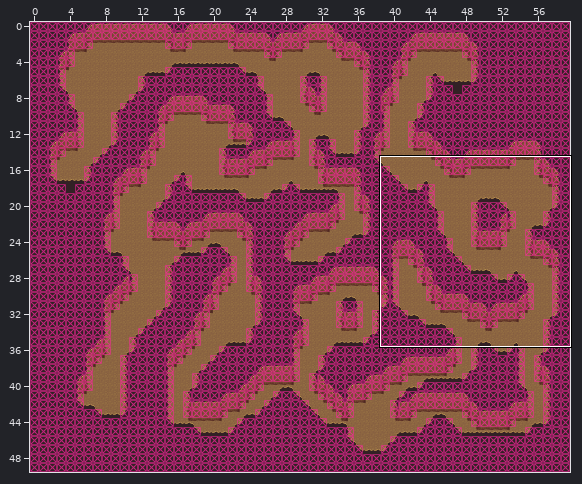
Level history. Tiled map: maps/mountainwatch/cave1.tmx. Above, an overview of the earlier version with the close-up marked.
Close-up. Old version:
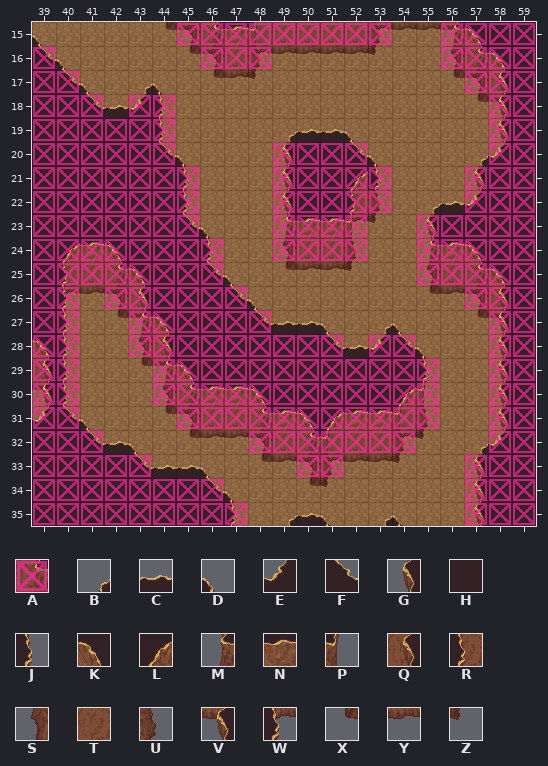
Cells are 32x32 px. Shown: x 39..59, y 15..35. The commit also changed other parts of the map, which this record leaves out. Not drawn, because the pictures are missing: unchanged layers "Ground", "Terrain".
Key: from "collision": A 1; from "mountains": B 0, C 1, D 2, E 3, F 4, G 13, H 14, J 15, K 16, L 17, M 26, N 27, P 28, Q 29, R 30, S 39, T 40, U 41, V 42, W 43, X 52, Y 53, Z 54.
_ is an empty cell.
Layers that did not change in this view are not listed.
Layer "CaveWall" before, first column x 39:
15 _____XYTNTTTTTYYYYKHH
16 F_____XYTYYYYYZ__STKH
17 HF_____XYZ_______XYQH
18 HHF_EJ____________XVH
19 HHHHHJ_____________GH
20 HHHHHF____GHHF_____EH
21 HHHHHHJ___GHHLJ___GHH
22 HHHHHHJ___GHHRU___EHH
23 HHHHHHF___MNNYZ_GHHHH
24 HLNKHHHJ__STTU__MNKHH
25 HRTTKHHF__XYYZ__STTKH
26 HWYYQHHHF_______XYYQH
27 HJ_XYKHHHF________XVH
28 KJ__SQHHHHHHF_EF___GH
29 QJ__XYKHHHHHHHHHJ__GH
30 VJ___STNNKHHHHHLP__GH
31 EF___XYTTTNKLNNTU__GH
32 HHF___XYYYTTTTTYZ__EH
33 HHHHF____XYYYYYZ__GHH
34 HHHHHHHF___XZ_____GHH
35 HHHHHHHHJ_________GHH
Layer "CaveOver" before, first column x 39:
15 D____________________
16 _D___________________
17 __D_BD_______________
18 ___C_________________
19 __________BCCD_______
20 ______D_______D___B__
21 _____________________
22 ________________BC___
23 _______D_____________
24 _____________________
25 ________D____________
26 _________D___________
27 __________CCD_BD_____
28 _____________C__D____
29 _____________________
30 _____________________
31 __D__________________
32 ___CD_____________B__
33 _____CCD_____________
34 ________D____________
35 __________BCD_BD_____
Layer "Collision" before, first column x 39:
15 ______AAAAAAAAA__AAAA
16 A______AAA_______AAAA
17 AA________________AAA
18 AAA_AA_____________AA
19 AAAAAA_____________AA
20 AAAAAA____AAAA_____AA
21 AAAAAAA___AAAAA___AAA
22 AAAAAAA___AAAAA___AAA
23 AAAAAAA___AAAA__AAAAA
24 AAAAAAAA__AAAA__AAAAA
25 AAAAAAAA________AAAAA
26 AA_AAAAAA_________AAA
27 AA__AAAAAA_________AA
28 AA__AAAAAAAAA_AA___AA
29 AA___AAAAAAAAAAAA__AA
30 AA___AAAAAAAAAAAA__AA
31 AA____AAAAAAAAAAA__AA
32 AAA______AAAAAAA___AA
33 AAAAA______AA_____AAA
34 AAAAAAAA__________AAA
35 AAAAAAAAA_________AAA
After:
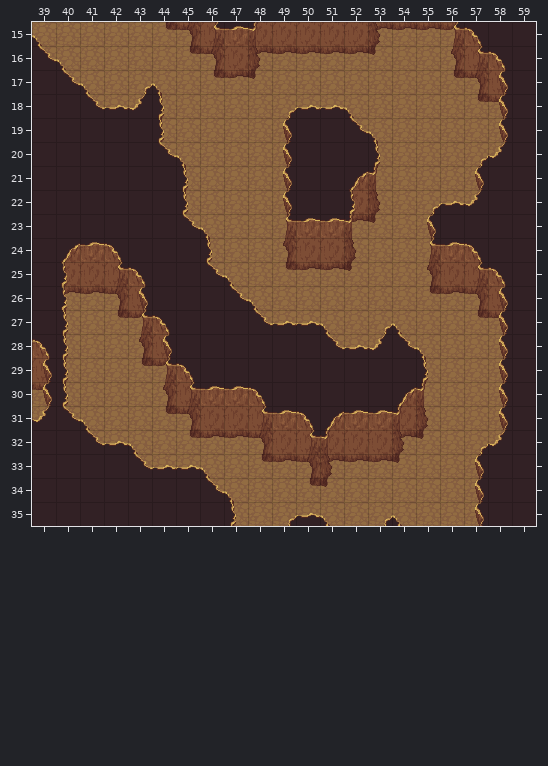
See-through tiles are keyed as they look on the map.
From old to new:
Layer "CaveWall":
y 19: x 49..52 ____ -> GHHF
y 20: x 52..53 F_ -> HJ
y 21: x 53 J -> P
Layer "CaveOver":
y 18: x 49..52 ____ -> BCCD
y 19: x 49..53 BCCD_ -> ____D
y 20: x 53 D -> _
Layer "Collision" (now hidden):
y 15: x 45..53 AAAAAAAAA -> _________; x 56..59 AAAA -> ____
y 16: x 39 A -> _; x 46..48 AAA -> ___; x 56..59 AAAA -> ____
y 17: x 39..40 AA -> __; x 57..59 AAA -> ___
y 18: x 39..41 AAA -> ___; x 43..44 AA -> __; x 58..59 AA -> __
y 19: x 39..44 AAAAAA -> ______; x 58..59 AA -> __
y 20: x 39..44 AAAAAA -> ______; x 49..52 AAAA -> ____; x 58..59 AA -> __
y 21..22: x 39..45 AAAAAAA -> _______; x 49..53 AAAAA -> _____; x 57..59 AAA -> ___
y 23: x 39..45 AAAAAAA -> _______; x 49..52 AAAA -> ____; x 55..59 AAAAA -> _____
y 24: x 39..46 AAAAAAAA -> ________; x 49..52 AAAA -> ____; x 55..59 AAAAA -> _____
y 25: x 39..46 AAAAAAAA -> ________; x 55..59 AAAAA -> _____
y 26: x 39..40 AA -> __; x 42..47 AAAAAA -> ______; x 57..59 AAA -> ___
y 27: x 39..40 AA -> __; x 43..48 AAAAAA -> ______; x 58..59 AA -> __
y 28: x 39..40 AA -> __; x 43..51 AAAAAAAAA -> _________; x 53..54 AA -> __; x 58..59 AA -> __
y 29..30: x 39..40 AA -> __; x 44..55 AAAAAAAAAAAA -> ____________; x 58..59 AA -> __
y 31: x 39..40 AA -> __; x 45..55 AAAAAAAAAAA -> ___________; x 58..59 AA -> __
y 32: x 39..41 AAA -> ___; x 48..54 AAAAAAA -> _______; x 58..59 AA -> __
y 33: x 39..43 AAAAA -> _____; x 50..51 AA -> __; x 57..59 AAA -> ___
y 34: x 39..46 AAAAAAAA -> ________; x 57..59 AAA -> ___
y 35: x 39..47 AAAAAAAAA -> _________; x 57..59 AAA -> ___
Boxes around the changes in both close-ups, in picture pixels (x1, y1, x2, y2):
changed: (33, 23, 535, 525)
